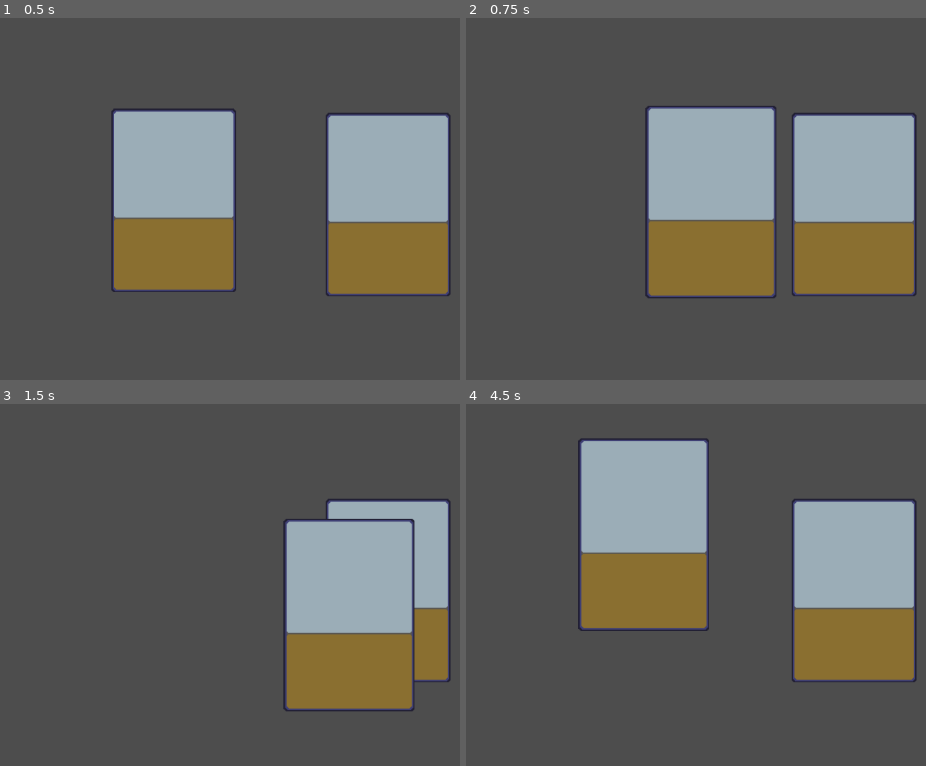
Above: before the commit, frames 1-4 (two rows, left to right).
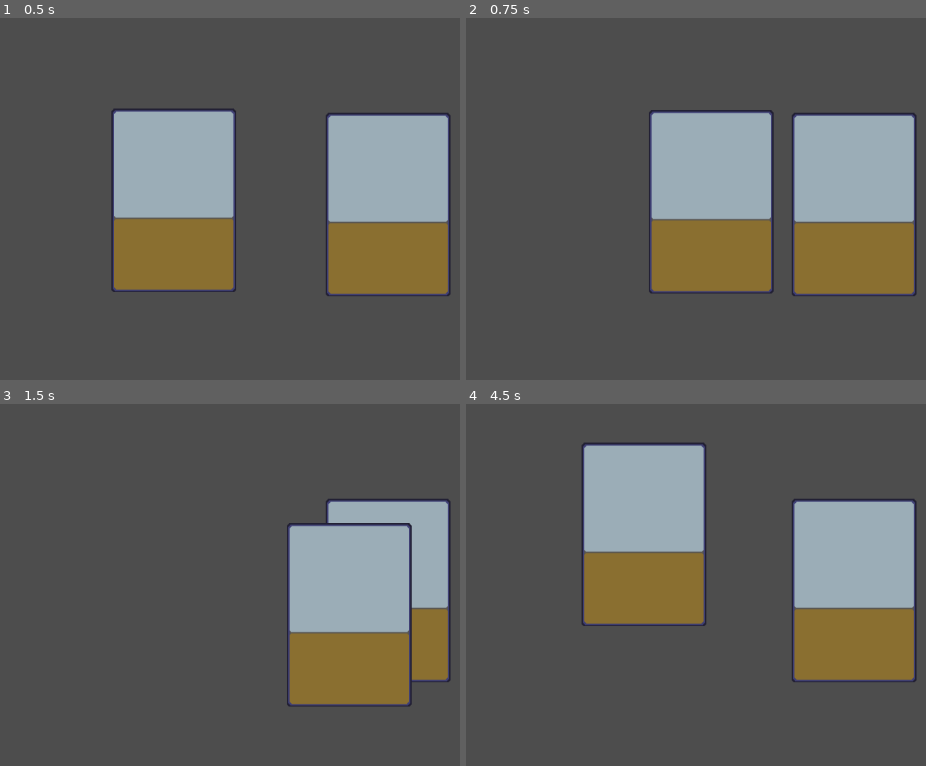
Above: after the commit, the same moments.

Repository: shanearthur/htbg-casters
Game: Godot game, scene res://scenes/main.tscn
The game is run twice, just before and just after one commit, with the same random seed, the same clock (stepped at 60 frames per second) and the same inputs.
Inputs (mouse positions are in pixels of both pictures, inside the frame that each line leads up to):
- Up to frame 1 (0.5 s): no input
- Up to frame 2 (0.75 s): tap Enter at 0.5 s; drag from (640, 199) to (852, 206) at 0.52 s
- Up to frame 3 (1.5 s): tap Space at 1.25 s; drag from (386, 592) to (271, 664) at 1.27 s
- Up to frame 4 (4.5 s): tap Enter at 2, 4.25 s; move the mouse to (857, 476) at 2.02 s; click (857, 476) at 2.17 s; tap Space at 2.75 s; drag from (737, 664) to (539, 505) at 2.77 s; move the mouse to (outside the picture) at 3.52 s; click (outside the picture) at 3.67 s; drag from (539, 505) to (852, 592) at 4.27 s

Frame 1 is identical in both runs. In frame 2, 2.4% of the frame differs, in the area x 38-68%, y 24-78%; in frame 3, 2.4%; in frame 4, 2.7%, in the area x 24-53%, y 9-63%.
Error after the commit: Invalid assignment of property or key 'scale' with value of type 'Vector2' on a base object of type 'Nil'. (res://scripts/card_manager.gd:34)

Commit message:
add descaling effect when moving a card

Diff:
--- a/scripts/card_manager.gd
+++ b/scripts/card_manager.gd
@@ -20,9 +20,19 @@
 			# get the card being clicked and assign it as the dragged card
 			var card = castcheck_for_card()
 			if card:
-				dragged_card = card
+				start_drag(card)
 		else:
-			dragged_card = null
+			stop_drag()
+
+
+func start_drag(card):
+	dragged_card = card
+	card.scale = Vector2(1, 1)
+
+
+func stop_drag():
+	dragged_card.scale = Vector2(1.05, 1.05)
+	dragged_card = null
 
 
 func _process(_delta: float) -> void:
